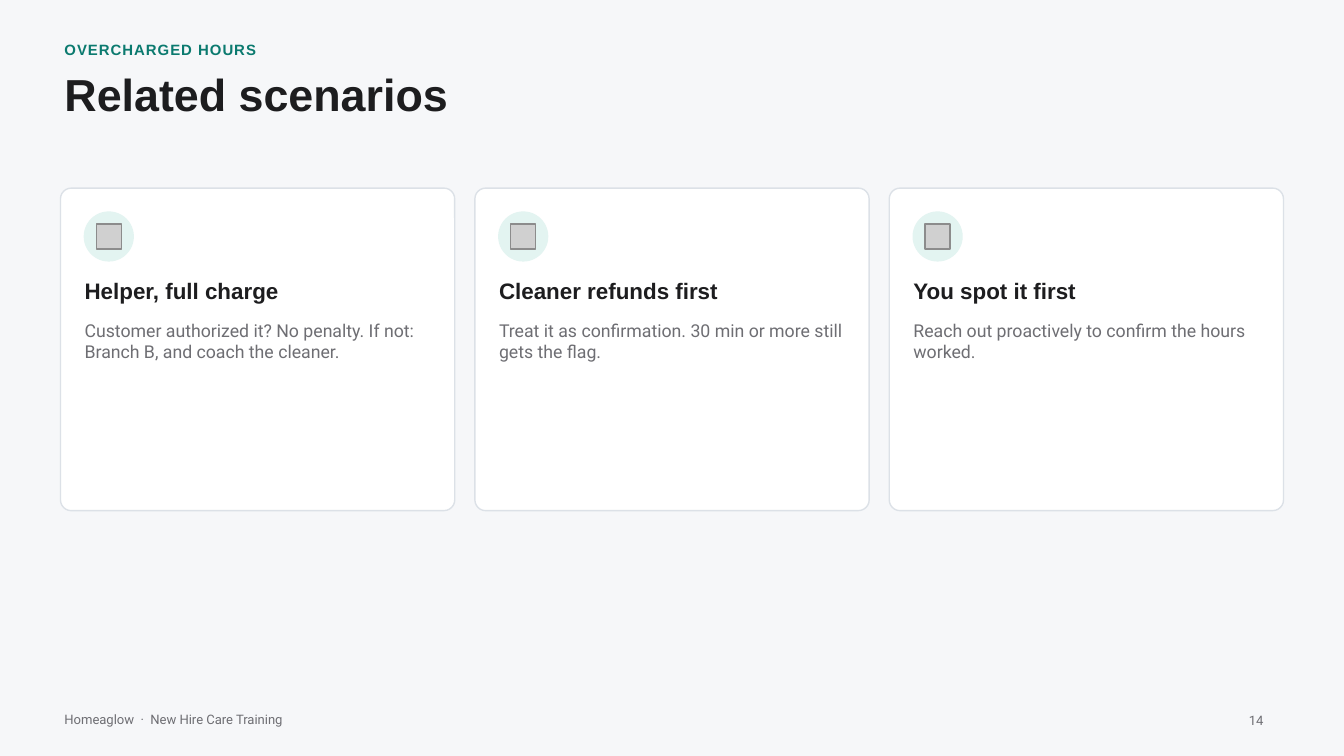
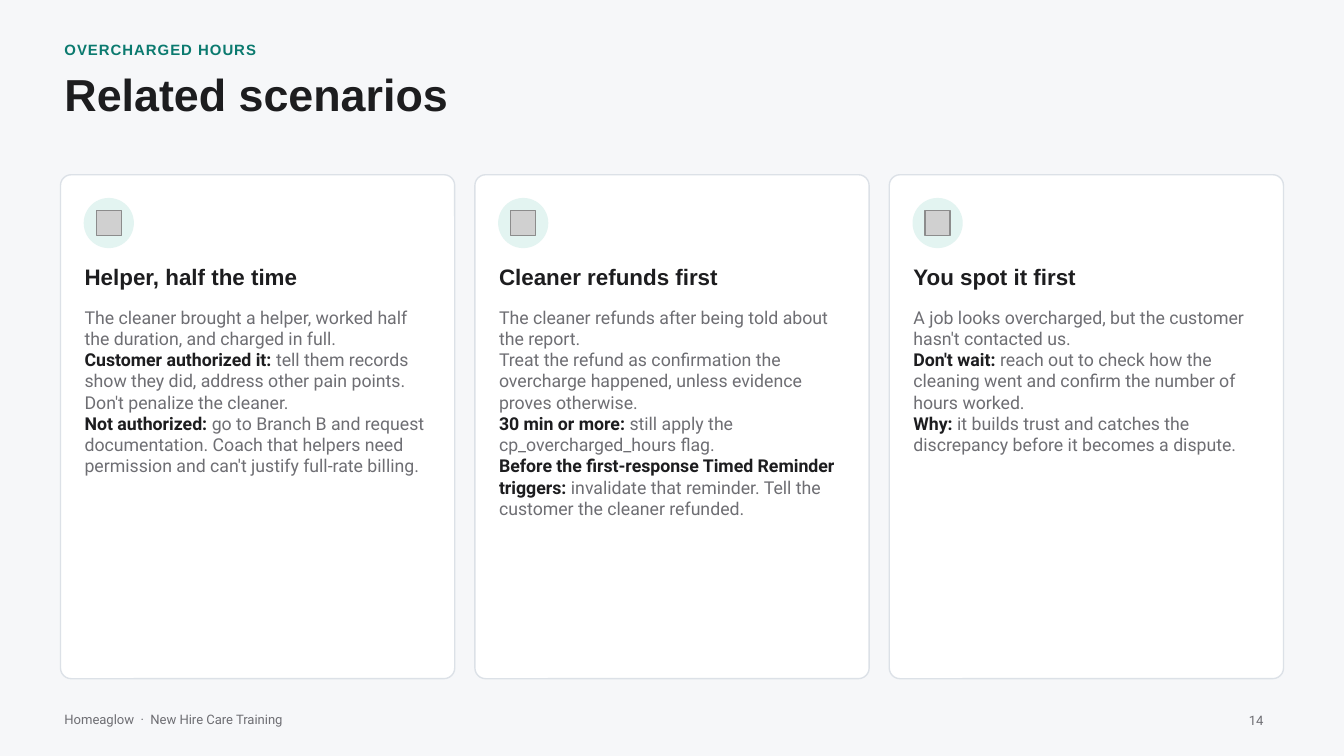
Before and after one commit to anjulimichelle/training, a slide deck: slide 14 of billing-disputes/billing-disputes-cash-payments.pptx. Drawn at 1344x756 pixels with LibreOffice and Linux fonts; fonts in the diff are those of the drawing; grey boxes stand for pictures. Boxes give left, top, right and bottom in pixels: in the first picture for what was removed or moved away, otherwise in the second. Text is boxed around its words. In the diff, an @@ line names an element or a change of style, - is before the commit and + after.

```diff
--- a/billing-disputes/billing-disputes-cash-payments.pptx
+++ b/billing-disputes/billing-disputes-cash-payments.pptx
@@ rounded rectangle: place and size @@
-rounded rectangle at (60,188,454,511)
+rounded rectangle at (60,175,454,679)
@@ rounded rectangle: place and size @@
-rounded rectangle at (474,188,868,511)
+rounded rectangle at (474,175,868,679)
@@ proportions changed in 3 elements at (60,175,454,679), (474,175,868,679), (890,175,1284,679) @@
@@ rounded rectangle: place and size @@
-rounded rectangle at (890,188,1284,511)
+rounded rectangle at (890,175,1284,679)
@@ 3 pictures, 3 ellipses, 2 texts: place and size @@
-3 pictures, 3 ellipses, 2 texts at (85,212,1075,304)
+3 pictures, 3 ellipses, 2 texts at (85,199,1075,290)
@@ text at (85,268,297,290): text changed @@
-Helper, full charge
+Helper, half the time
@@ text at (85,310,424,476): text changed @@
-Customer authorized it? No penalty. If not: Branch B, and coach the cleaner.
+The cleaner brought a helper, worked half the duration, and charged in full.
+Customer authorized it: tell them records show they did, address other pain points. Don't penalize the cleaner.
+Not authorized: go to Branch B and request documentation. Coach that helpers need permission and can't justify full-rate billing.
@@ text at (499,310,835,515): text changed @@
-Treat it as confirmation. 30 min or more still gets the flag.
+The cleaner refunds after being told about the report.
+Treat the refund as confirmation the overcharge happened, unless evidence proves otherwise.
+30 min or more: still apply the cp_overcharged_hours flag.
+Before the first-response Timed Reminder triggers: invalidate that reminder. Tell the customer the cleaner refunded.
@@ text at (913,310,1244,455): text changed @@
-Reach out proactively to confirm the hours worked.
+A job looks overcharged, but the customer hasn't contacted us.
+Don't wait: reach out to check how the cleaning went and confirm the number of hours worked.
+Why: it builds trust and catches the discrepancy before it becomes a dispute.
```
Also in this commit, not shown: 4 other slides changed, 1 other file.
